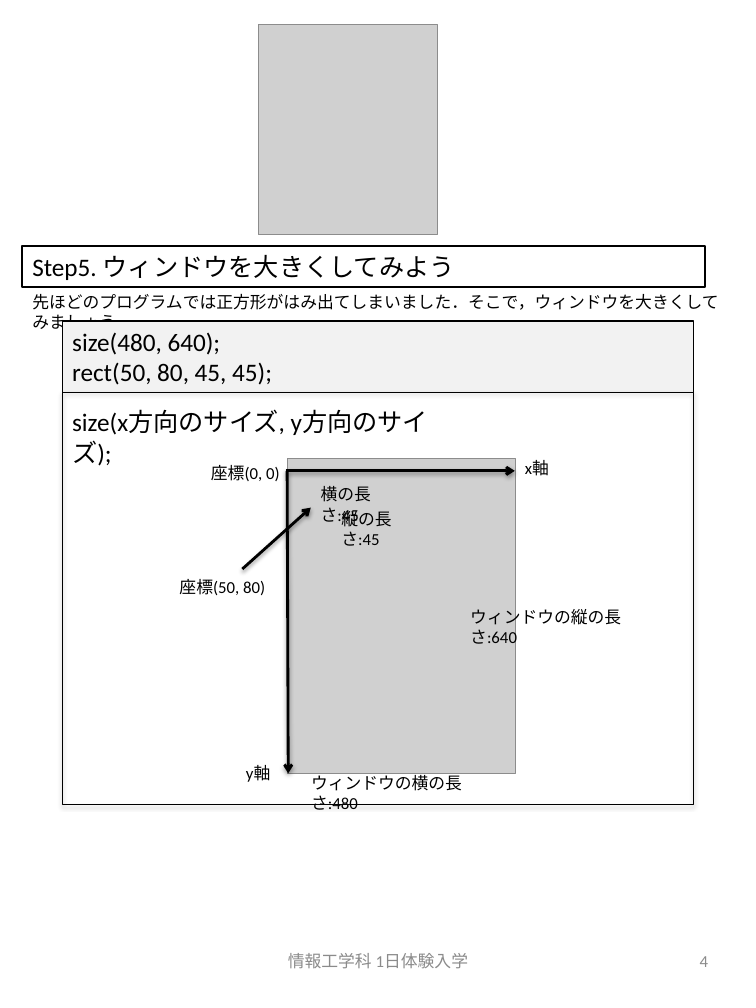
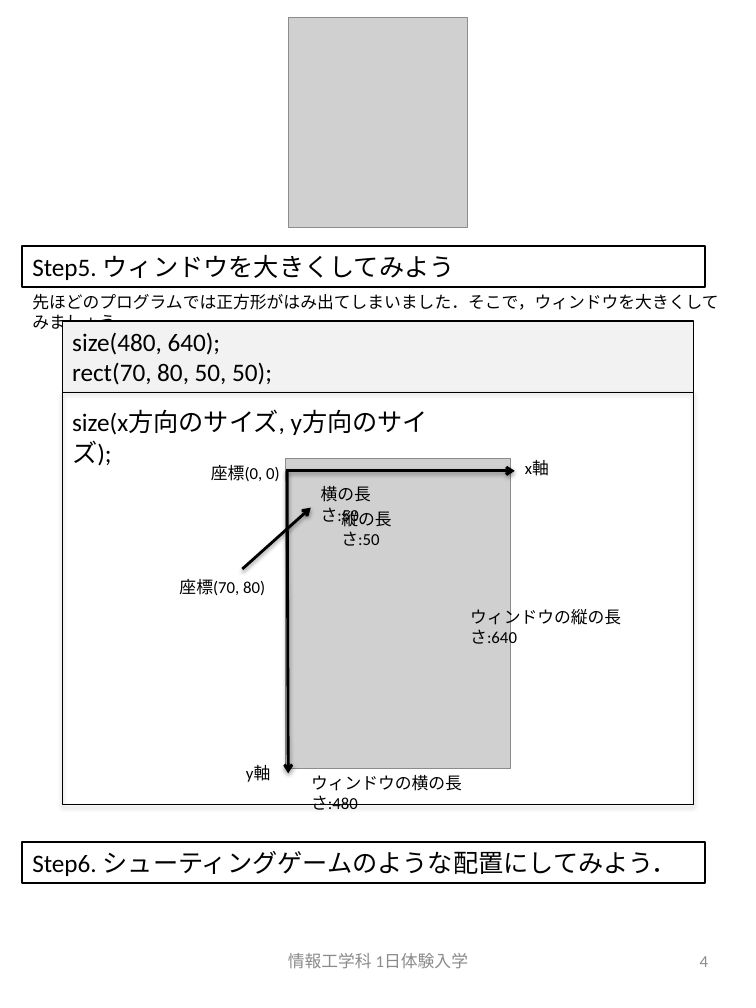
Before and after one commit to crotsu/ShootingGame_Taiken, a slide deck: slide 4 of Document/manual.pptx. Drawn at 756x1008 pixels with LibreOffice and Linux fonts; fonts in the diff are those of the drawing; grey boxes stand for pictures. Boxes give left, top, right and bottom in pixels: in the first picture for what was removed or moved away, otherwise in the second. Text is boxed around its words. In the diff, an @@ line names an element or a change of style, - is before the commit and + after.

Commit message:
step2,3を作り中

```diff
--- a/Document/manual.pptx
+++ b/Document/manual.pptx
@@ picture: place and size @@
-picture at (258, 25, 437, 235)
+picture at (288, 17, 468, 227)
@@ text in rectangle at (72, 362, 272, 385): text changed @@
-rect(50, 80, 45, 45);
+rect(70, 80, 50, 50);
@@ picture: place and size @@
-picture at (287, 459, 515, 773)
+picture at (286, 459, 511, 768)
@@ text at (321, 486, 371, 526): text changed @@
-横の長さ:45
+横の長さ:50
@@ text at (341, 510, 391, 546): text changed @@
-縦の長さ:45
+縦の長さ:50
@@ text at (179, 579, 265, 595): text changed @@
-座標(50, 80)
+座標(70, 80)
@@ rectangle added at (22, 843, 705, 883), outline #000000 1.5 pt, 18 pt, text #000000 @@
+Step6. シューティングゲームのような配置にしてみよう．
```
Also in this commit, not shown: 1 other slide changed, 4 slides added, 9 other files.
